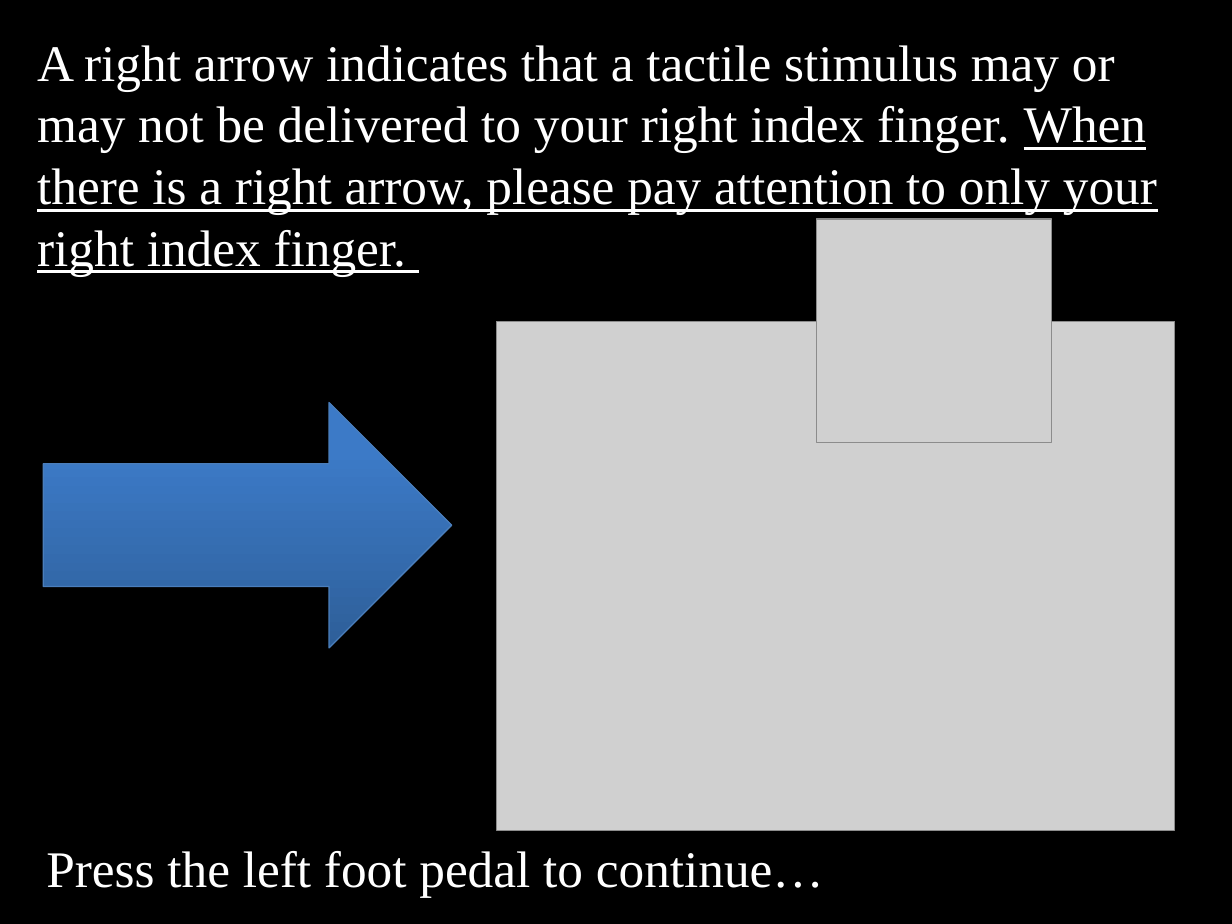
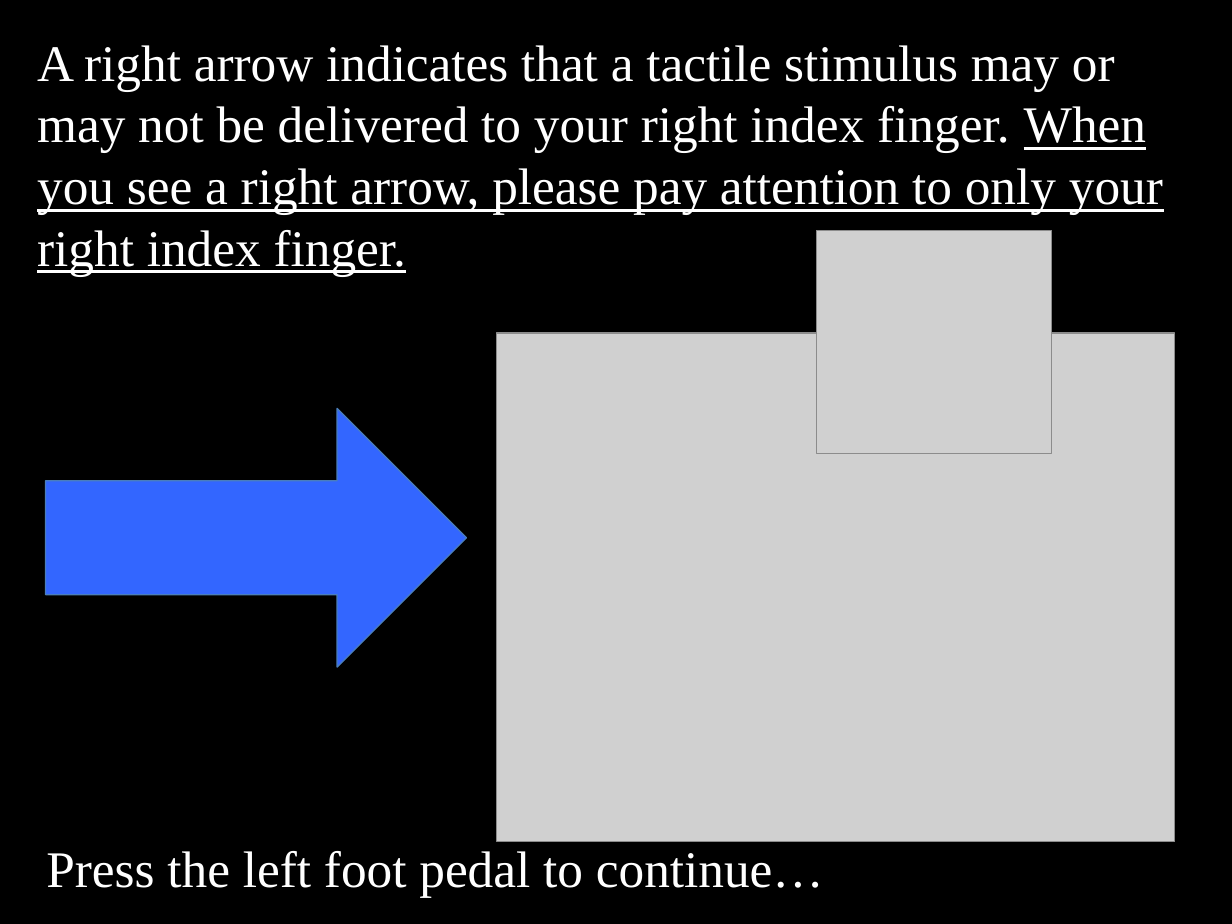
Before and after one commit to EmbodiedResearchLab/Vitality-Tactile-Detection, a slide deck: slide 3 of Stimuli/new/General instructions.pptx. Drawn at 1232x924 pixels with LibreOffice and Linux fonts; fonts in the diff are those of the drawing; grey boxes stand for pictures. Boxes give left, top, right and bottom in pixels: in the first picture for what was removed or moved away, otherwise in the second. Text is boxed around its words. In the diff, an @@ line names an element or a change of style, - is before the commit and + after.

```diff
--- a/Stimuli/new/General instructions.pptx
+++ b/Stimuli/new/General instructions.pptx
@@ text at [37, 45, 1163, 276]: text changed @@
-A right arrow indicates that a tactile stimulus may or may not be delivered to your right index finger. When there is a right arrow, please pay attention to only your right index finger.
+A right arrow indicates that a tactile stimulus may or may not be delivered to your right index finger. When you see a right arrow, please pay attention to only your right index finger.
@@ picture: place and size @@
-picture at [817, 219, 1052, 442]
+picture at [817, 230, 1052, 453]
@@ picture: place and size @@
-picture at [496, 322, 1175, 830]
+picture at [496, 333, 1175, 841]
@@ left arrow: place and size @@
-left arrow at [43, 403, 451, 648]
+left arrow at [46, 408, 467, 667]
@@ left arrow at [46, 408, 467, 667]: fill gradient #2F5F99 to #3D7CC7 to #3A7CCB to #3366FF; proportions changed @@
```
Also in this commit, not shown: 13 other slides changed, 4 slides added, 30 other files.
